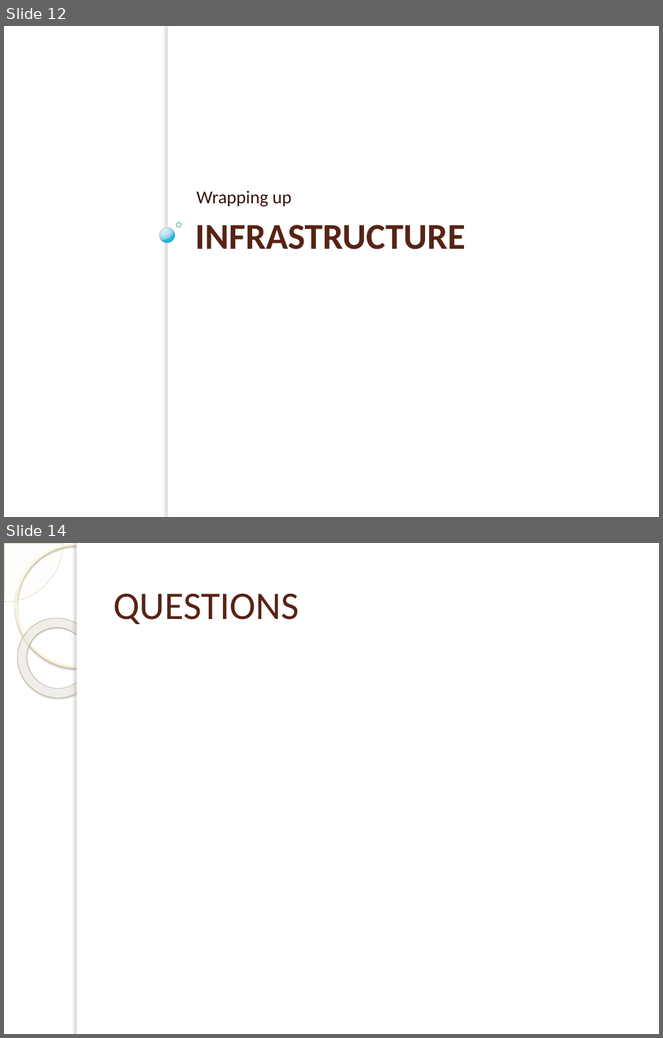
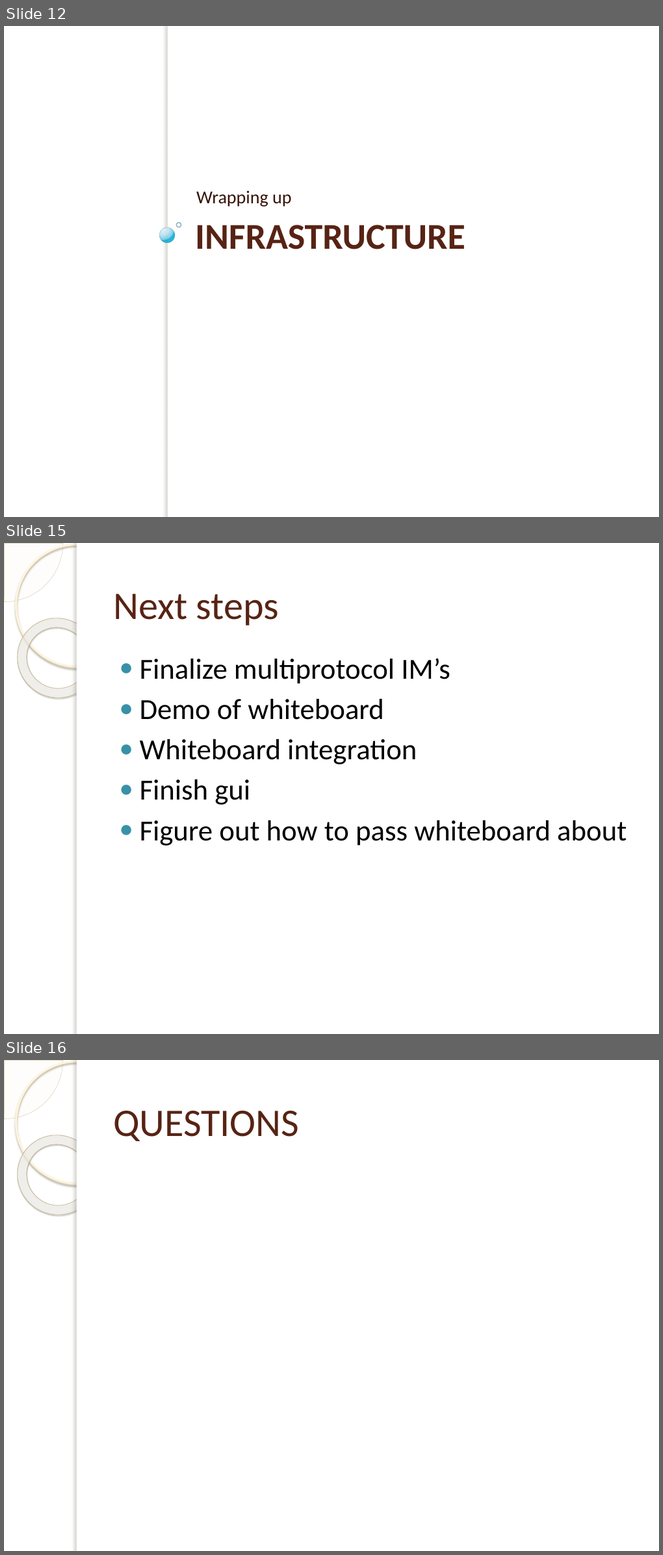
Before and after one commit to micphijus/eecs393whiteboard, a slide deck: Docs/Chatboard Build 1.pptx. Shown one above the other, each under a label of ours: slides 12 and 14 before the commit, slides 12, 15 and 16 after it; the slides between them are not shown. The pictures are 663x1038 and 663x1555 pixels, drawn with LibreOffice and Linux fonts; fonts in the diff are those of the drawing; background and template pictures are left out. Boxes give left, top, right and bottom in pixels: in the first picture for what was removed or moved away, otherwise in the second. Text is boxed around its words. In the diff, an @@ line names an element or a change of style, - is before the commit and + after.

```diff
--- a/Docs/Chatboard Build 1.pptx
+++ b/Docs/Chatboard Build 1.pptx
@@ slide 15 added at (x1=4, y1=543, x2=659, y2=1034), background picture (left out); not listed: 5 template elements that a slide beside it also shows @@
@@ title added at (x1=113, y1=594, x2=279, y2=626), 43 pt, text #572314 @@
+Next steps
@@ text added at (x1=140, y1=658, x2=627, y2=846), 32 pt, text #000000 @@
+● Finalize multiprotocol IM’s
+● Demo of whiteboard
+● Whiteboard integration
+● Finish gui
+● Figure out how to pass whiteboard about
@@ what was slide 14 is now slide 16 @@
```
Also in this commit, not shown: 2 slides changed, 1 other slide added.
